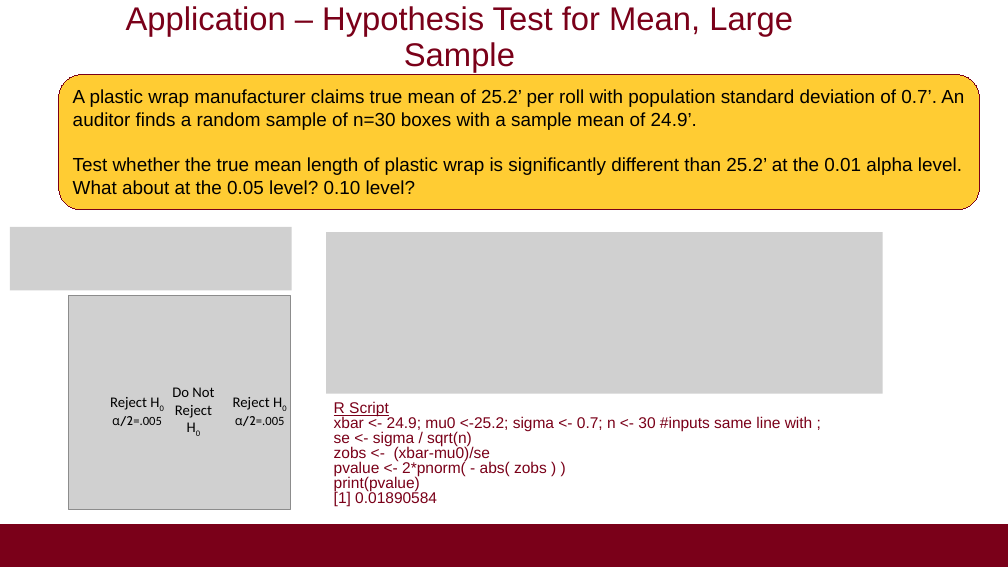
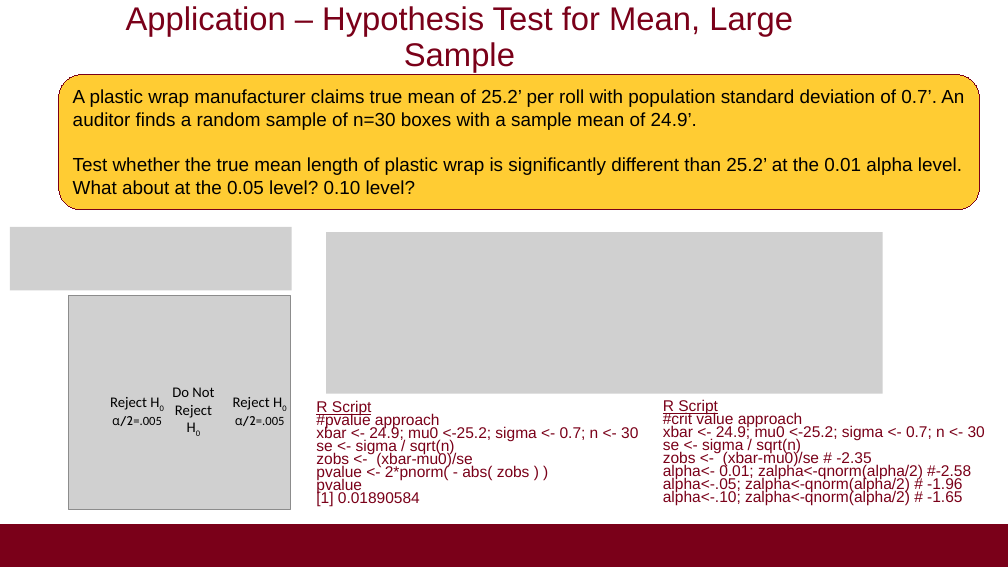
Before and after one commit to daytonsteele/daytonsteele.github.io, a slide deck: slide 17 of files/8.1)HypothesisTesting_BA2551.pptx. Drawn at 1008x567 pixels with LibreOffice and Linux fonts; fonts in the diff are those of the drawing; grey boxes stand for pictures; background and template pictures are left out. Boxes give left, top, right and bottom in pixels: in the first picture for what was removed or moved away, otherwise in the second. Text is boxed around its words. In the diff, an @@ line names an element or a change of style, - is before the commit and + after.

```diff
--- a/files/8.1)HypothesisTesting_BA2551.pptx
+++ b/files/8.1)HypothesisTesting_BA2551.pptx
@@ rectangle "R Script": place and size @@
-rectangle "R Script" at bbox=[327, 394, 863, 514]
+rectangle "R Script" at bbox=[309, 394, 656, 514]
@@ text in rectangle at bbox=[316, 412, 638, 441]: text changed @@
-xbar <- 24.9; mu0 <-25.2; sigma <- 0.7; n <- 30 #inputs same line with ;
+#pvalue approach
+xbar <- 24.9; mu0 <-25.2; sigma <- 0.7; n <- 30
@@ text in rectangle at bbox=[316, 400, 530, 506]: line spacing 0.8 to 0.7 @@
@@ rectangle added at bbox=[656, 400, 1002, 520], fill #FFFFFF at 75% opacity, 14.8 pt, text #7A0019 @@
+R Script
+#crit value approach
+xbar <- 24.9; mu0 <-25.2; sigma <- 0.7; n <- 30
+se <- sigma / sqrt(n)
+zobs <- (xbar-mu0)/se # -2.35
+alpha<- 0.01; zalpha<-qnorm(alpha/2) #-2.58
+alpha<-.05; zalpha<-qnorm(alpha/2) # -1.96
+alpha<-.10; zalpha<-qnorm(alpha/2) # -1.65
@@ text in rectangle at bbox=[316, 477, 362, 493]: text changed @@
-print(pvalue)
+pvalue
```
Also in this commit, not shown: 1 other slide changed.
